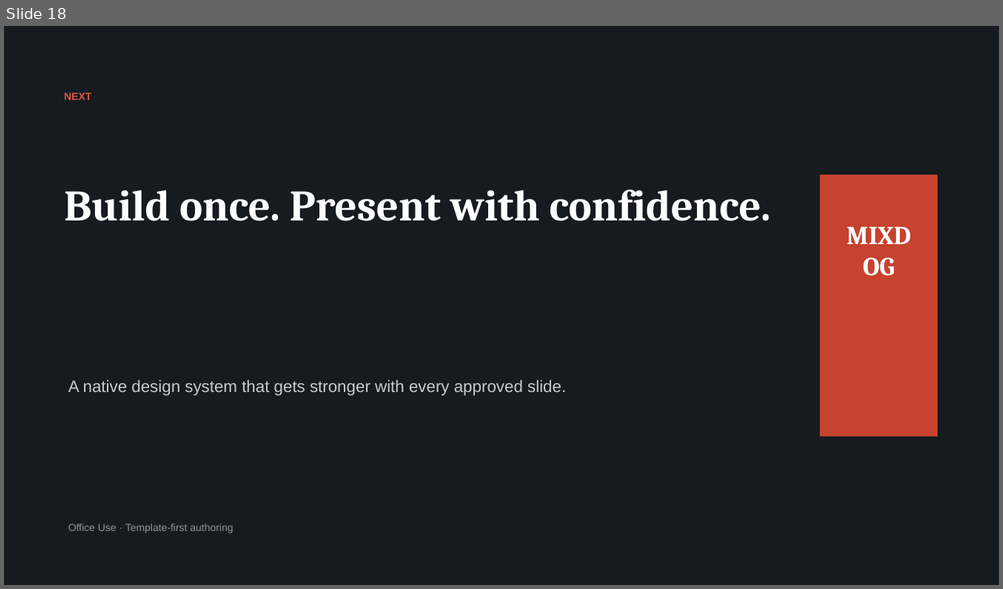
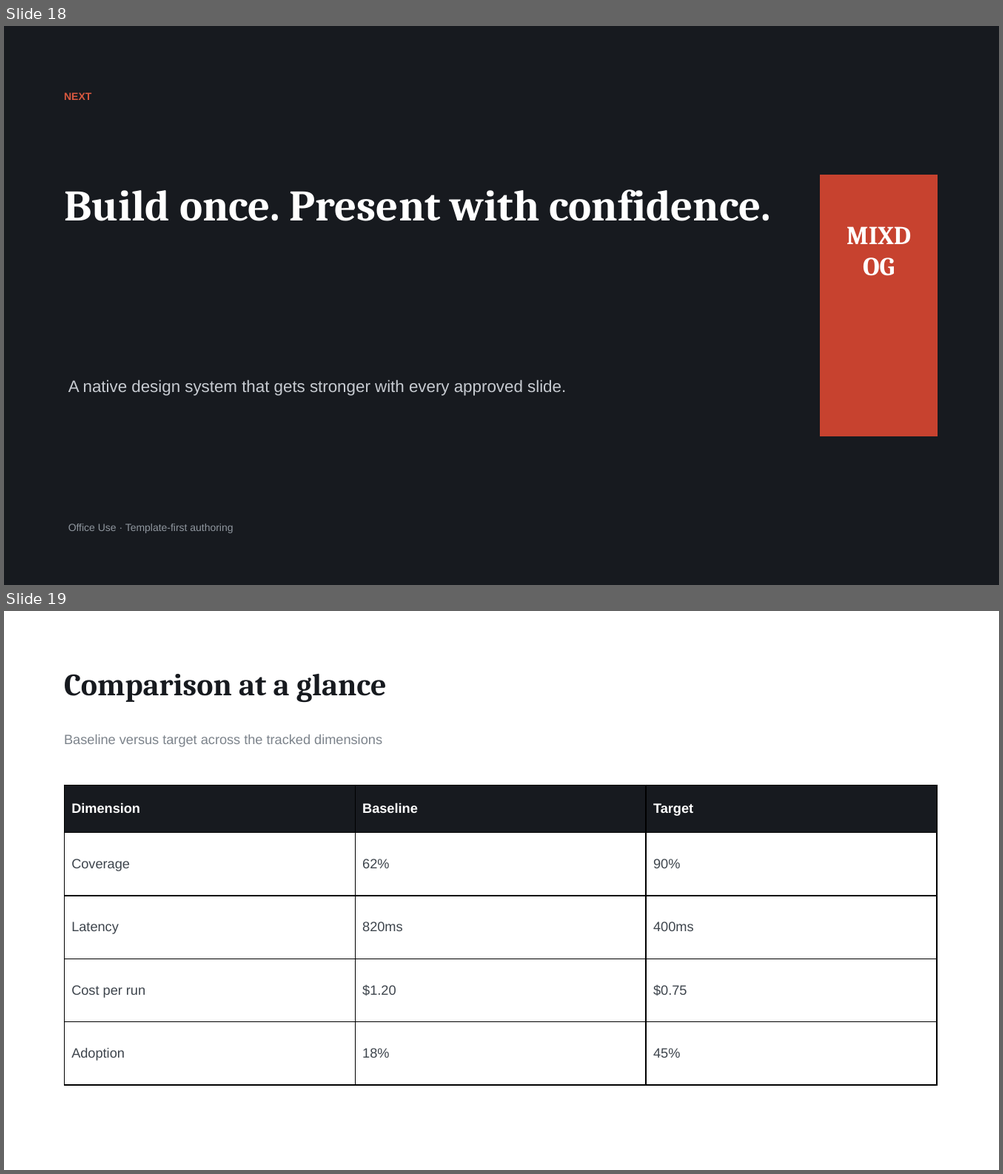
Before and after one commit to tribgames/mixdog, a slide deck: src/runtime/office/templates/mixdog-executive.pptx. Shown one above the other, each under a label of ours: slide 18 before the commit, slides 18 and 19 after it. The pictures are 1003x589 and 1003x1174 pixels, drawn with LibreOffice and Linux fonts; fonts in the diff are those of the drawing. Boxes give left, top, right and bottom in pixels: in the first picture for what was removed or moved away, otherwise in the second. Text is boxed around its words. In the diff, an @@ line names an element or a change of style, - is before the commit and + after.

```diff
--- a/src/runtime/office/templates/mixdog-executive.pptx
+++ b/src/runtime/office/templates/mixdog-executive.pptx
@@ slide 19 added at [4,611,999,1170], background #FFFFFF @@
@@ text added at [64,674,387,703], 30 pt, text #171A1F, bold @@
+Comparison at a glance
@@ text added at [64,735,382,747], 13 pt, text #7C838B @@
+Baseline versus target across the tracked dimensions
@@ table added at [65,785,937,1088], 5 rows, 3 columns @@
+Dimension | Baseline | Target
+Coverage | 62% | 90%
+Latency | 820ms | 400ms
+Cost per run | $1.20 | $0.75
+Adoption | 18% | 45%
```
Also in this commit, not shown: 43 other files.
